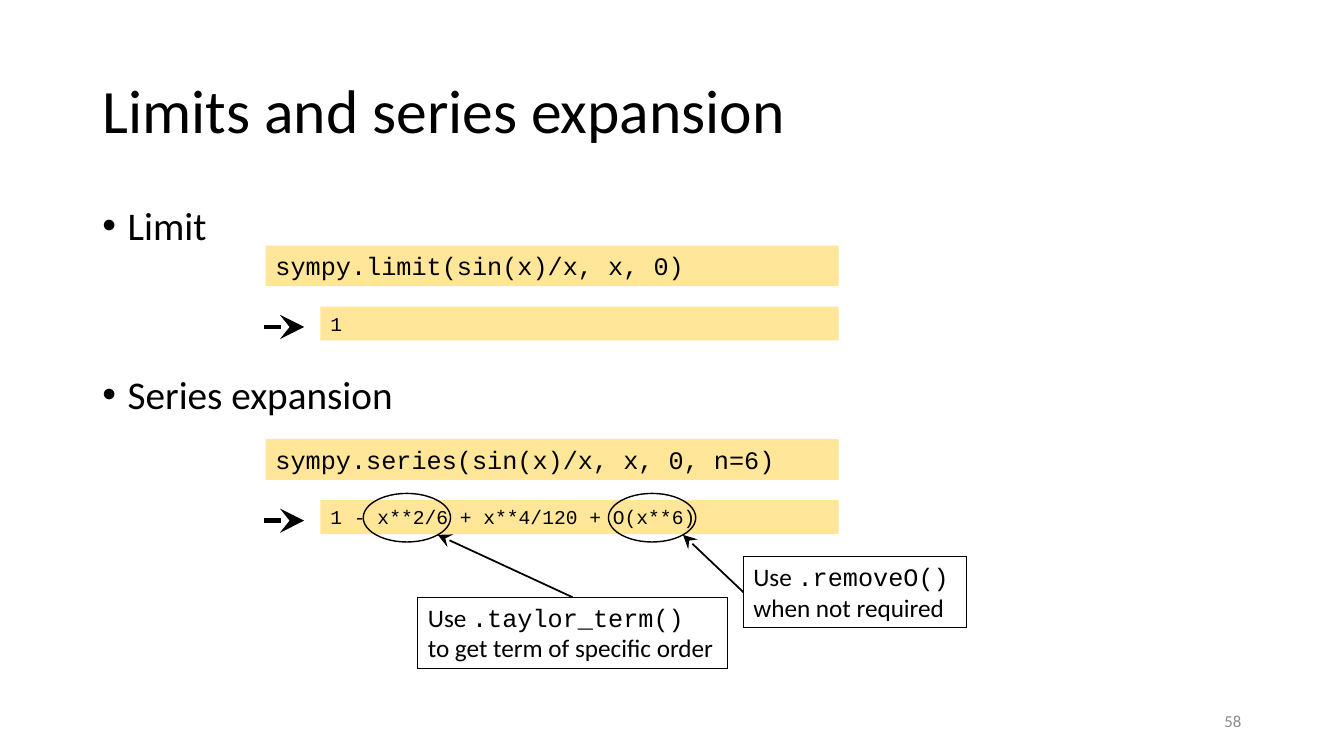
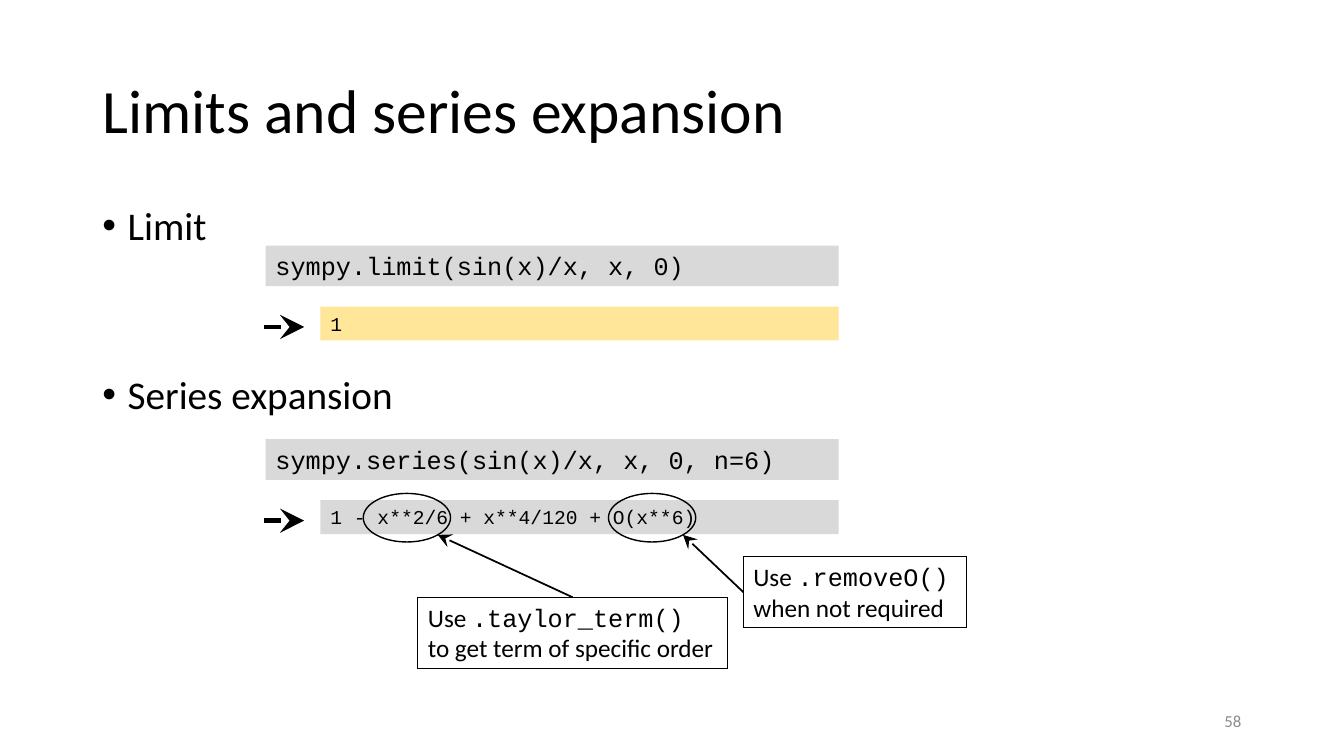
Before and after one commit to gjbex/Scientific-Python, a slide deck: slide 58 of scientific_python.pptx. Drawn at 1344x756 pixels with LibreOffice and Linux fonts; fonts in the diff are those of the drawing. Boxes give left, top, right and bottom in pixels: in the first picture for what was removed or moved away, otherwise in the second. Text is boxed around its words. In the diff, an @@ line names an element or a change of style, - is before the commit and + after.

Commit message:
Fix formatting sympy section

```diff
--- a/scientific_python.pptx
+++ b/scientific_python.pptx
@@ fill #FFE699 to #D9D9D9 in 3 elements at [266,246,840,286], [266,440,840,480], [321,500,839,534] @@
```
Also in this commit, not shown: 8 other slides changed.
